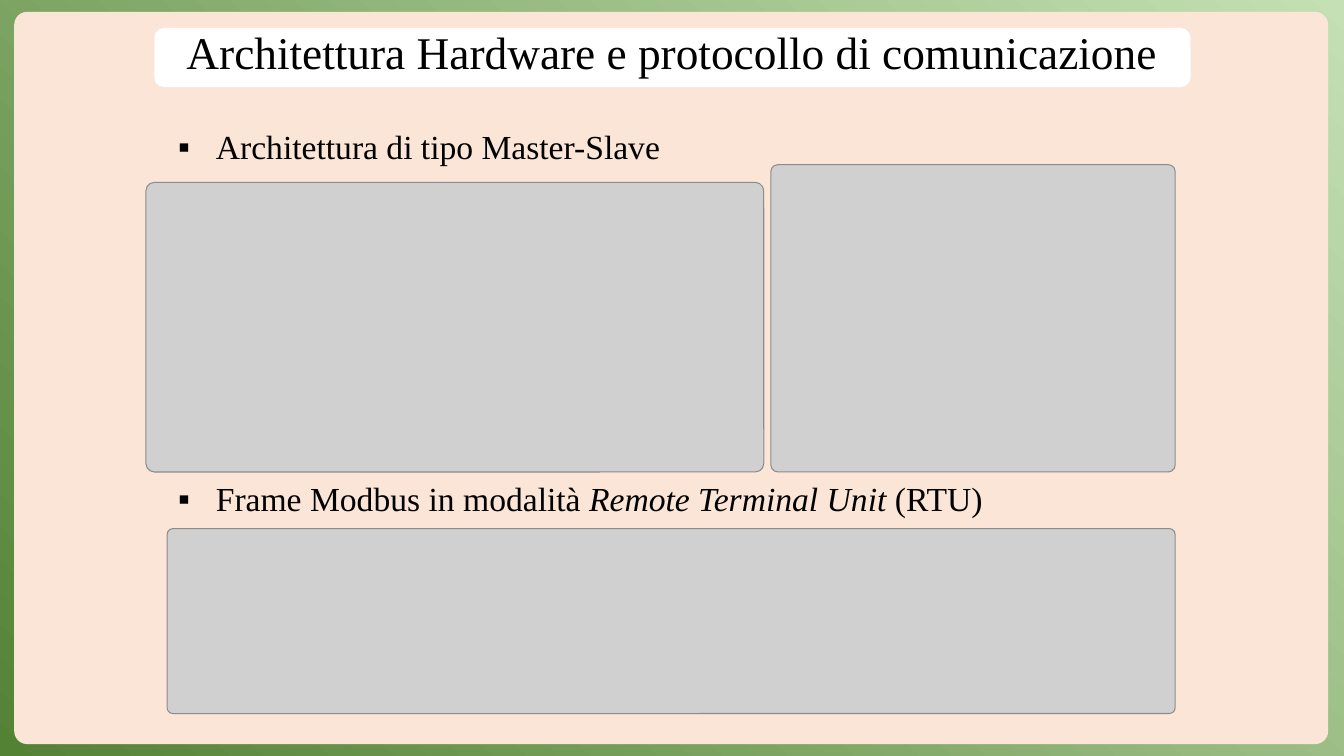
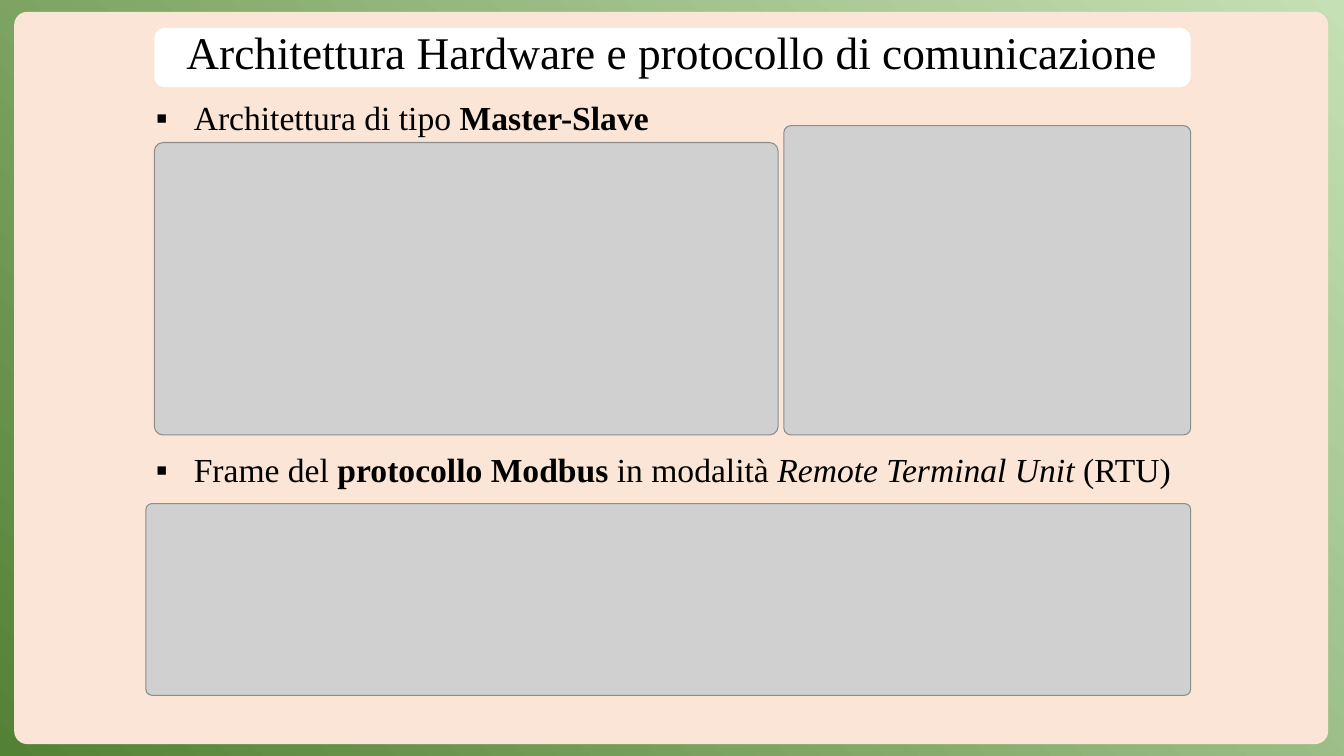
Before and after one commit to Anrighe/Tesi-Laurea-Triennale-Informatica-Unimore, a slide deck: slide 3 of Presentazione_Tesi_Triennale_Informatica_Unimore_2022_2023_Enrico_Marras_152336.pptx. Drawn at 1344x756 pixels with LibreOffice and Linux fonts; fonts in the diff are those of the drawing; grey boxes stand for pictures. Boxes give left, top, right and bottom in pixels: in the first picture for what was removed or moved away, otherwise in the second. Text is boxed around its words. In the diff, an @@ line names an element or a change of style, - is before the commit and + after.

Commit message:
WIP Presentation

```diff
--- a/Presentazione_Tesi_Triennale_Informatica_Unimore_2022_2023_Enrico_Marras_152336.pptx
+++ b/Presentazione_Tesi_Triennale_Informatica_Unimore_2022_2023_Enrico_Marras_152336.pptx
@@ subtitle "Architettura di tipo Master-Slave": place and size @@
-subtitle "Architettura di tipo Master-Slave" at bbox=[216, 135, 983, 518]
+subtitle "Architettura di tipo Master-Slave" at bbox=[194, 106, 1171, 489]
@@ subtitle at bbox=[194, 106, 649, 137]: bold on in "Master-Slave" @@
@@ picture: place and size @@
-picture at bbox=[146, 182, 764, 472]
+picture at bbox=[154, 142, 778, 435]
@@ picture: place and size @@
-picture at bbox=[771, 164, 1176, 472]
+picture at bbox=[784, 126, 1192, 436]
@@ subtitle at bbox=[194, 458, 1171, 489]: text changed @@
-▪ Frame Modbus in modalità Remote Terminal Unit (RTU)
+▪ Frame del protocollo Modbus in modalità Remote Terminal Unit (RTU)
@@ picture: place and size @@
-picture at bbox=[167, 528, 1176, 713]
+picture at bbox=[146, 504, 1192, 696]
```
Also in this commit, not shown: 2 other slides changed, 12 slides added.
